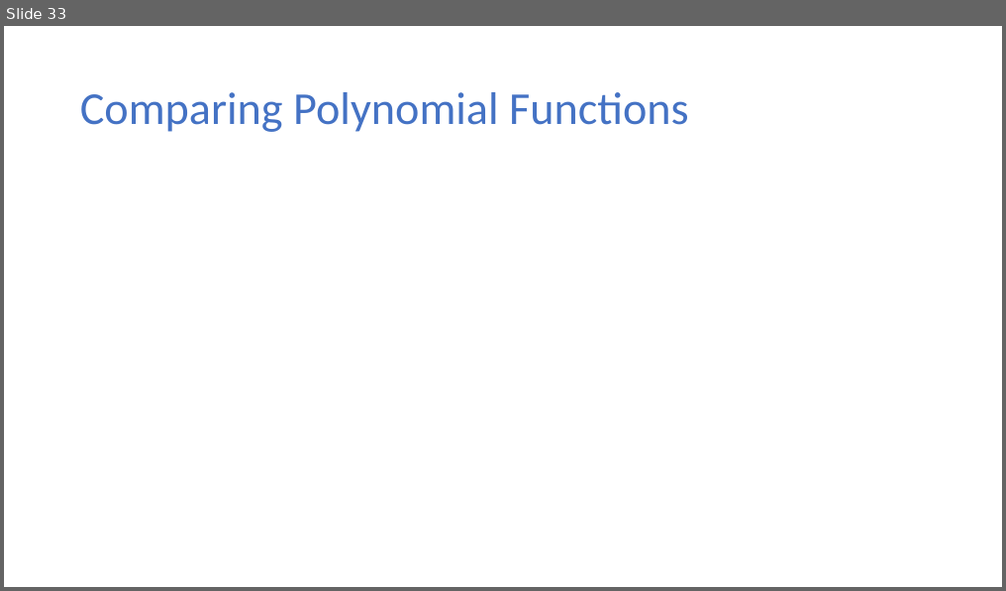
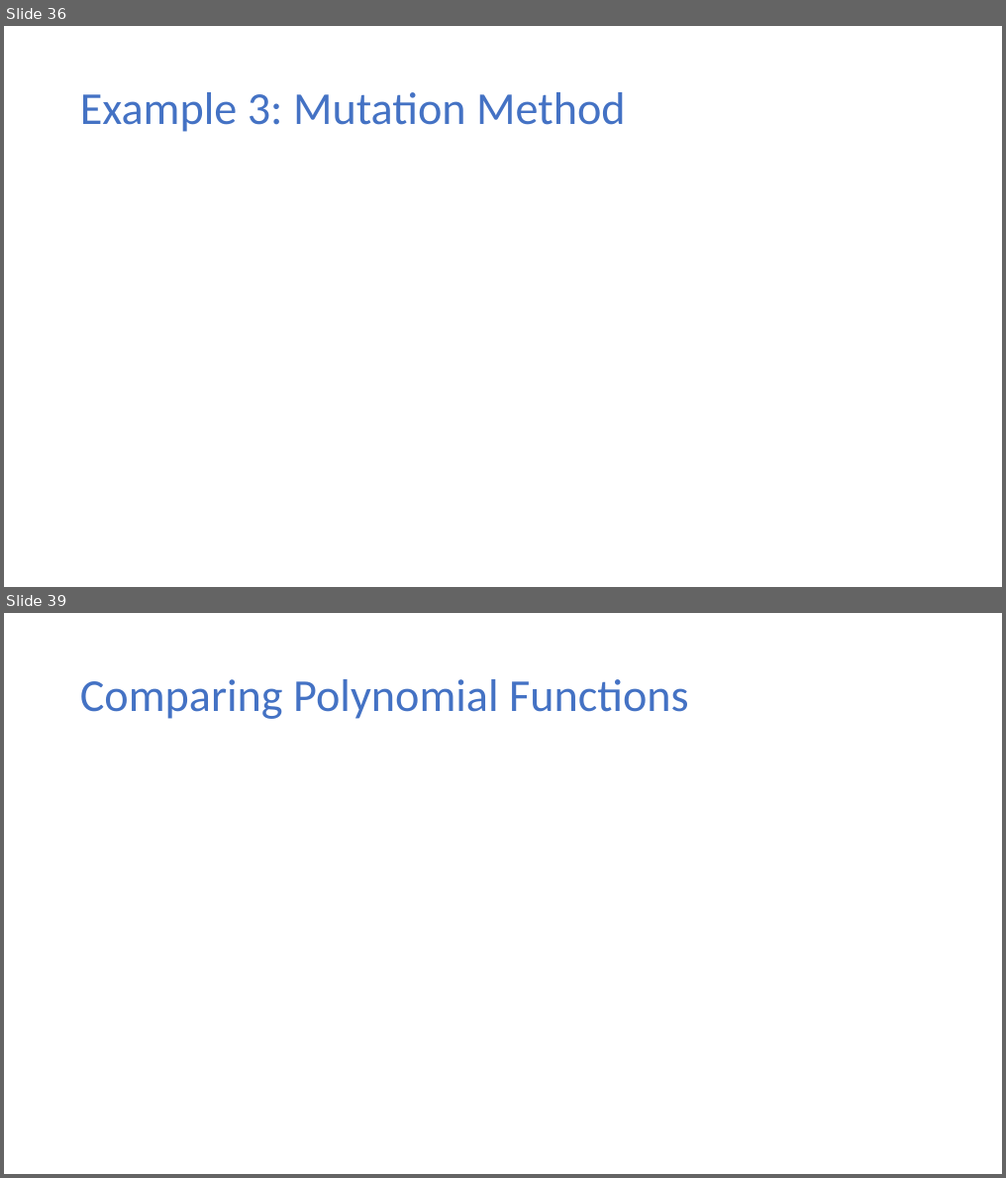
Before and after one commit to ekkapotc/EA2021, a slide deck: Slides/Lecture 1.pptx. Shown one above the other, each under a label of ours: slide 33 before the commit, slides 36 and 39 after it; the slides between them are not shown. The pictures are 1006x591 and 1006x1178 pixels, drawn with LibreOffice and Linux fonts; fonts in the diff are those of the drawing; grey boxes stand for pictures. Boxes give left, top, right and bottom in pixels: in the first picture for what was removed or moved away, otherwise in the second. Text is boxed around its words. In the diff, an @@ line names an element or a change of style, - is before the commit and + after.

```diff
--- a/Slides/Lecture 1.pptx
+++ b/Slides/Lecture 1.pptx
@@ slide 36 added at (x1=4, y1=26, x2=1002, y2=587), background #FFFFFF @@
@@ title added at (x1=80, y1=92, x2=626, y2=132), 44 pt, text #4472C4 @@
+Example 3: Mutation Method
@@ what was slide 33 is now slide 39 @@
```
Also in this commit, not shown: 6 slides changed, 18 other slides added, 7 slides removed, 9 other files.
